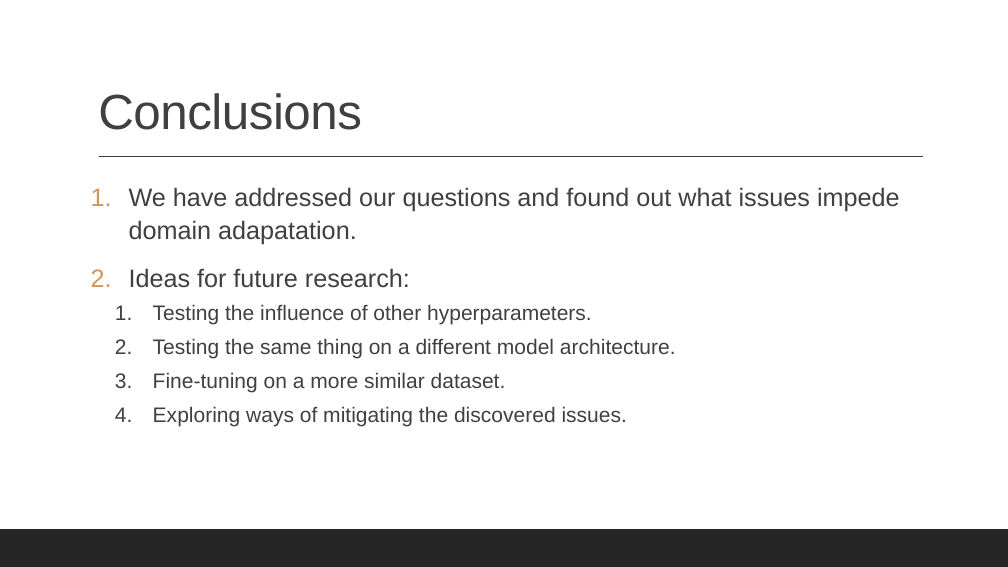
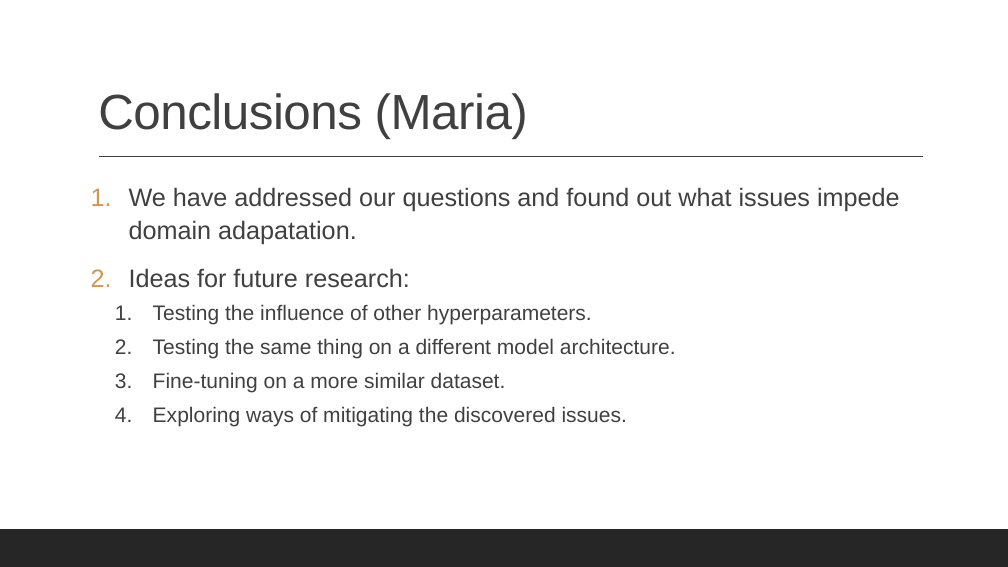
Before and after one commit to Turtilla/aics-project, a slide deck: slide 7 of paper/aics-project.pptx. Drawn at 1008x567 pixels with LibreOffice and Linux fonts; fonts in the diff are those of the drawing. Boxes give left, top, right and bottom in pixels: in the first picture for what was removed or moved away, otherwise in the second. Text is boxed around its words. In the diff, an @@ line names an element or a change of style, - is before the commit and + after.

```diff
--- a/paper/aics-project.pptx
+++ b/paper/aics-project.pptx
@@ title at bbox=[98, 93, 528, 139]: text changed @@
-Conclusions
+Conclusions (Maria)
```
Also in this commit, not shown: 3 other slides changed, 1 other file.
